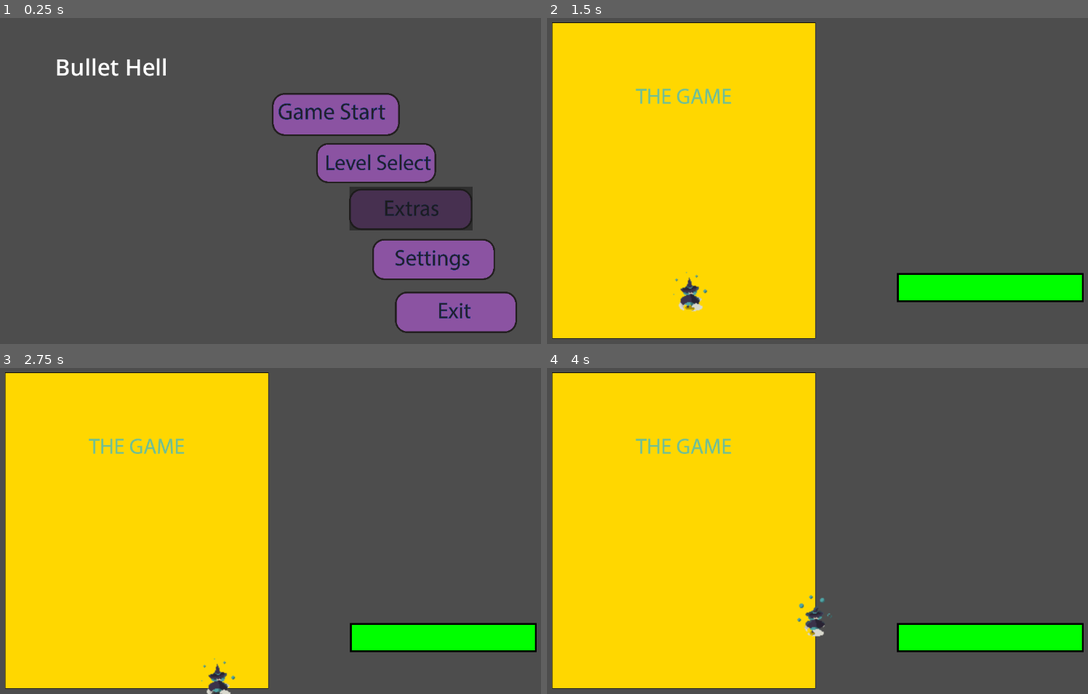
Above: before the commit, frames 1-4 (two rows, left to right).
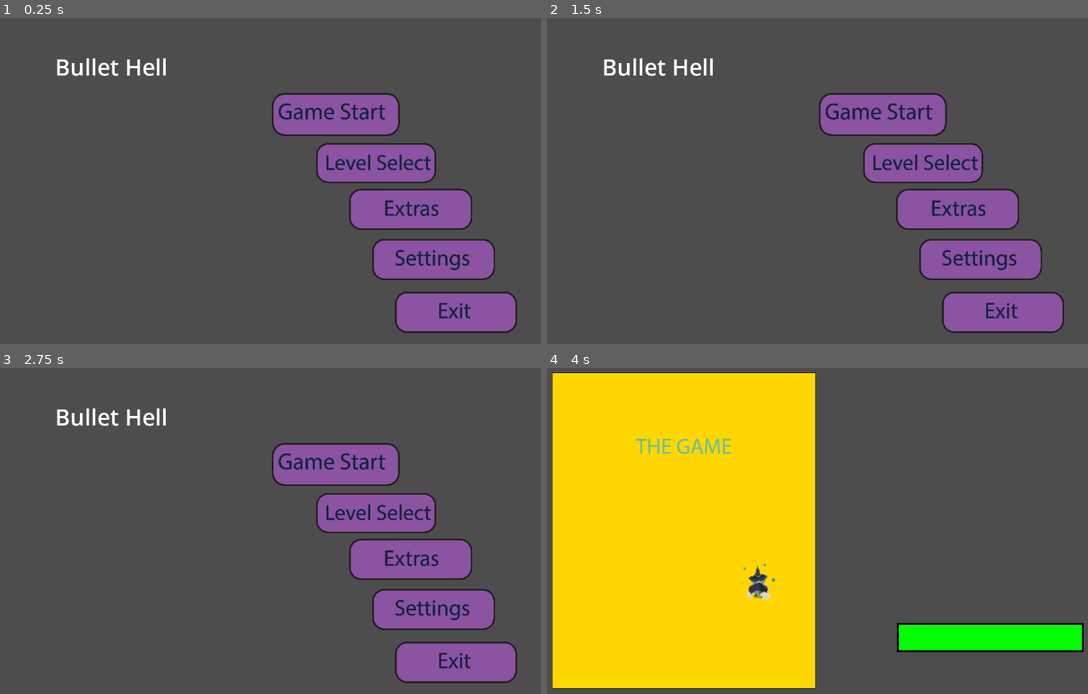
Above: after the commit, the same moments.

Repository: Cyperus-aucheri/bullet-hell
Game: Godot game, scene res://menu.tscn
The game is run twice, just before and just after one commit, with the same random seed, the same clock (stepped at 60 frames per second) and the same inputs.
Inputs (mouse positions are in pixels of both pictures, inside the frame that each line leads up to):
- Up to frame 1 (0.25 s): no input
- Up to frame 2 (1.5 s): click (958, 207) at 0.52 s; hold Right (ui_right) from 1.28 s (still down)
- Up to frame 3 (2.75 s): release Right (ui_right) at 2.03 s; hold Down (ui_down) from 2.03 s (still down)
- Up to frame 4 (4 s): tap Enter at 2.75 s; release Down (ui_down) at 2.78 s; hold Right (ui_right) 2.78-3.53 s; hold Up (ui_up) from 3.53 s (still down)

The runs differ from the first frame. In frame 1, 2.6% of the frame differs, in the area x 64-88%, y 51-66%; in frame 2, 63%; in frame 3, 63%, in the area x 0-100%, y 1-100%; in frame 4, 0.6%.

Commit message:
Finished character, started level

Diff:
--- a/character/witchgirl/witchgirl.gd
+++ b/character/witchgirl/witchgirl.gd
@@ -24,6 +24,12 @@
 	velocity = input_direction * current_speed
 	move_and_slide()
 
+	# Flip the sprite based on the direction of movement
+	if input_direction.x < 0:
+		sprite.flip_h = true  # Flip sprite when moving left
+	elif input_direction.x > 0:
+		sprite.flip_h = false  # Face right when moving right
+
 func get_input_direction():
 	var x = -int(Input.is_action_pressed("ui_left")) + int(Input.is_action_pressed("ui_right"))
 	var y = -int(Input.is_action_pressed("ui_up")) + int(Input.is_action_pressed("ui_down"))
--- a/character/witchgirl/witchgirl.tscn
+++ b/character/witchgirl/witchgirl.tscn
@@ -29,7 +29,7 @@
 }],
 "loop": true,
 "name": &"default",
-"speed": 9.0
+"speed": 12.0
 }]
 
 [sub_resource type="RectangleShape2D" id="RectangleShape2D_qpbmh"]
@@ -44,7 +44,7 @@
 position = Vector2(0, -6)
 sprite_frames = SubResource("SpriteFrames_a8732")
 autoplay = "default"
-frame_progress = 0.903248
+frame_progress = 0.475391
 
 [node name="Collision" type="CollisionShape2D" parent="."]
 top_level = true
--- a/level/level1/gameuilvl1.tscn
+++ b/level/level1/gameuilvl1.tscn
@@ -4,13 +4,13 @@
 [ext_resource type="PackedScene" uid="uid://eegbxd3ae7vo" path="res://templates/enemiesremaining.tscn" id="2_ekcnu"]
 
 [sub_resource type="RectangleShape2D" id="RectangleShape2D_tqvp1"]
-size = Vector2(1279, 31)
+size = Vector2(1279, 33)
 
 [sub_resource type="RectangleShape2D" id="RectangleShape2D_vg24r"]
 size = Vector2(706, 707)
 
 [sub_resource type="RectangleShape2D" id="RectangleShape2D_ibiqj"]
-size = Vector2(591, 23)
+size = Vector2(591, 27)
 
 [sub_resource type="RectangleShape2D" id="RectangleShape2D_l8la0"]
 size = Vector2(24, 695)
@@ -29,7 +29,7 @@
 centered = false
 
 [node name="TopCol" type="CollisionShape2D" parent="StaticBody2D"]
-position = Vector2(639.5, 15.5)
+position = Vector2(639.5, 16.5)
 shape = SubResource("RectangleShape2D_tqvp1")
 one_way_collision_margin = 0.0
 
@@ -39,7 +39,7 @@
 one_way_collision_margin = 0.0
 
 [node name="BottomCol" type="CollisionShape2D" parent="StaticBody2D"]
-position = Vector2(295.5, 708.5)
+position = Vector2(295.5, 706.5)
 shape = SubResource("RectangleShape2D_ibiqj")
 one_way_collision_margin = 0.0
 
--- a/level/level1/level1.tscn
+++ b/level/level1/level1.tscn
@@ -1,3 +1,11 @@
-[gd_scene format=3 uid="uid://bvaee7l1xkejw"]
+[gd_scene load_steps=3 format=3 uid="uid://bvaee7l1xkejw"]
+
+[ext_resource type="PackedScene" uid="uid://c7hb5vxm6g78c" path="res://level/level1/gameuilvl1.tscn" id="1_r84ig"]
+[ext_resource type="PackedScene" uid="uid://cqin2kct4syio" path="res://character/witchgirl/witchgirl.tscn" id="2_e5caq"]
 
 [node name="Level1" type="Node2D"]
+
+[node name="Gameui" parent="." instance=ExtResource("1_r84ig")]
+
+[node name="CharacterBody2D" parent="." instance=ExtResource("2_e5caq")]
+position = Vector2(270, 636)
--- a/menu.tscn
+++ b/menu.tscn
@@ -1,9 +1,10 @@
-[gd_scene load_steps=7 format=3 uid="uid://c610cmrcy76bx"]
+[gd_scene load_steps=8 format=3 uid="uid://c610cmrcy76bx"]
 
 [ext_resource type="Texture2D" uid="uid://dsk86wenf4h" path="res://assets/EXITBUTTON.png" id="1_552k5"]
 [ext_resource type="Texture2D" uid="uid://tnmxjo7jnbxj" path="res://assets/extrasBUTTON.png" id="3_qguiy"]
 [ext_resource type="Texture2D" uid="uid://c4dmbx5psk14x" path="res://assets/GamestartBUTTON.png" id="4_3muc1"]
 [ext_resource type="Script" path="res://Scripts/Buttons/extrasbtn.gd" id="4_tdxsh"]
+[ext_resource type="Script" path="res://startbutton.gd" id="5_pfb4g"]
 [ext_resource type="Texture2D" uid="uid://ktoqesvopjr5" path="res://assets/LEVELSELECTBUTTON.png" id="6_rxjkl"]
 [ext_resource type="Texture2D" uid="uid://dq55yuuf8v75o" path="res://assets/settingsTBUTTON.png" id="7_ilhho"]
 
@@ -35,10 +36,12 @@
 texture = ExtResource("3_qguiy")
 
 [node name="Button" type="Button" parent="ExtrasButton"]
-offset_left = -650.0
-offset_top = -250.0
-offset_right = 705.0
-offset_bottom = 230.0
+modulate = Color(1, 1, 1, 0)
+offset_left = -660.0
+offset_top = -240.0
+offset_right = 695.0
+offset_bottom = 240.0
+button_mask = 0
 script = ExtResource("4_tdxsh")
 
 [node name="GamestartButton" type="Sprite2D" parent="."]
@@ -52,6 +55,7 @@
 offset_top = -311.0
 offset_right = 985.0
 offset_bottom = 369.0
+script = ExtResource("5_pfb4g")
 
 [node name="Levelselectbutton" type="Sprite2D" parent="."]
 position = Vector2(822, 327)
